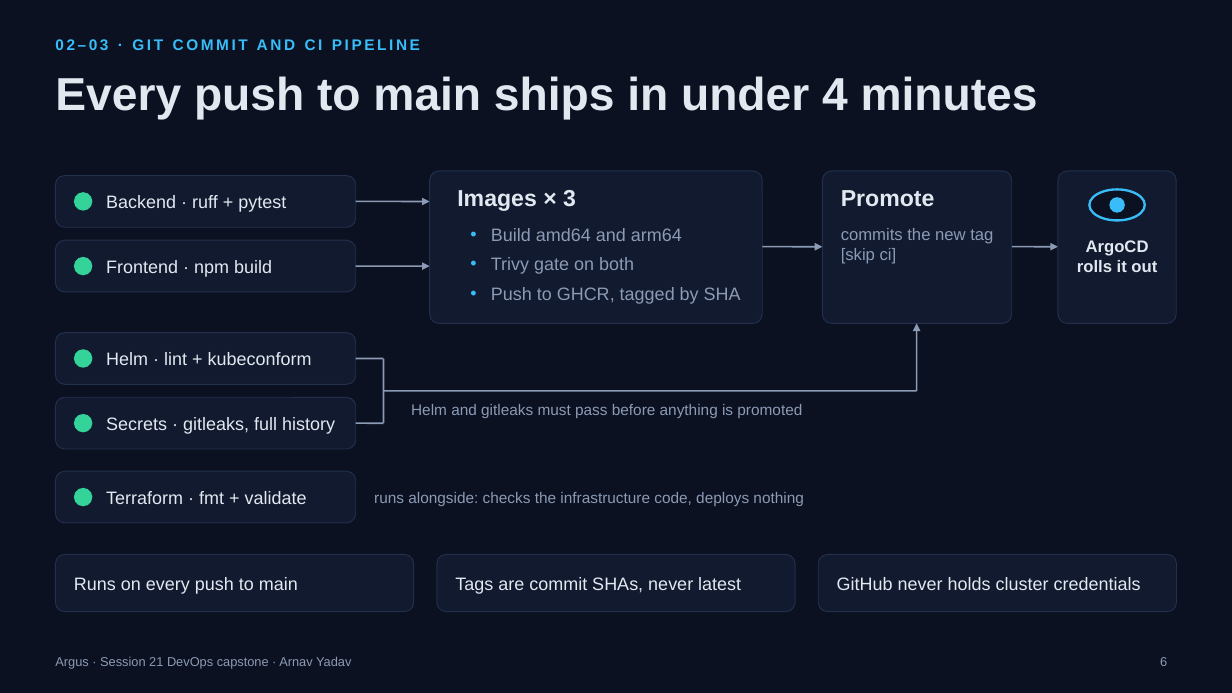
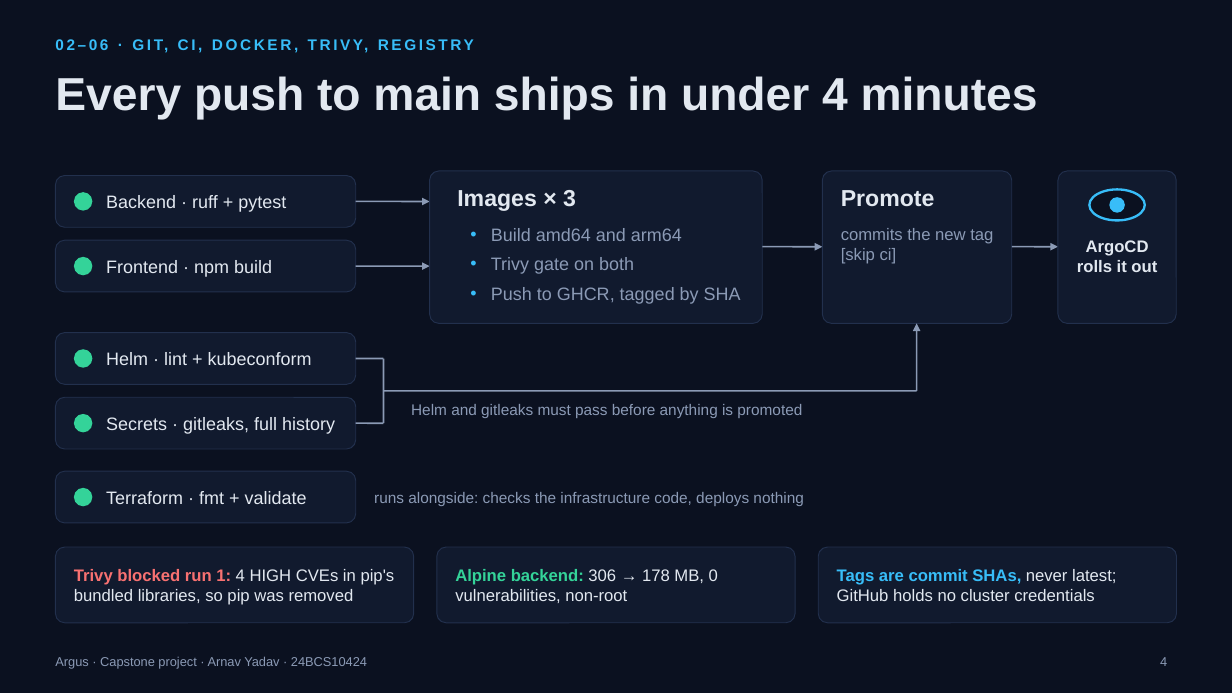
Before and after one commit to arnav-yadav/argus, a slide deck: slide 4 of docs/Argus-presentation.pptx (slide 6 before the commit). Drawn at 1232x693 pixels with LibreOffice and Linux fonts; fonts in the diff are those of the drawing. Boxes give left, top, right and bottom in pixels: in the first picture for what was removed or moved away, otherwise in the second. Text is boxed around its words. In the diff, an @@ line names an element or a change of style, - is before the commit and + after.

Commit message:
Cut the presentation to seven slides
Sixteen slides was more than a presentation slot allows. The deck now covers the same
delivery chain in seven: the app, the chain, build and ship, run, observe, and the live
demo. It names the project as a capstone with the author's roll number.

```diff
--- a/docs/Argus-presentation.pptx
+++ b/docs/Argus-presentation.pptx
@@ text at [55,39,420,50]: text changed @@
-02–03 · GIT COMMIT AND CI PIPELINE
+02–06 · GIT, CI, DOCKER, TRIVY, REGISTRY
@@ rounded rectangle: place and size @@
-rounded rectangle at [55,555,414,612]
+rounded rectangle at [55,547,414,623]
@@ text at [74,569,395,605]: text changed; size 14 to 13 pt @@
-Runs on every push to main
+Trivy blocked run 1: 4 HIGH CVEs in pip's bundled libraries, so pip was removed
@@ rounded rectangle: place and size @@
-rounded rectangle at [437,555,796,612]
+rounded rectangle at [437,547,796,623]
@@ text at [455,569,718,603]: text changed; size 14 to 13 pt @@
-Tags are commit SHAs, never latest
+Alpine backend: 306 → 178 MB, 0 vulnerabilities, non-root
@@ proportions changed in 3 elements at [55,547,414,623], [437,547,796,623], [819,547,1177,623] @@
@@ rounded rectangle: place and size @@
-rounded rectangle at [819,555,1177,612]
+rounded rectangle at [819,547,1177,623]
@@ text at [837,569,1116,601]: text changed; size 14 to 13 pt @@
-GitHub never holds cluster credentials
+Tags are commit SHAs, never latest; GitHub holds no cluster credentials
@@ text at [55,656,367,669]: text changed @@
-Argus · Session 21 DevOps capstone · Arnav Yadav
+Argus · Capstone project · Arnav Yadav · 24BCS10424
@@ page number at [1160,657,1167,666]: text changed @@
-6
+4
```
Also in this commit, not shown: 3 other slides changed, 3 slides added, 12 slides removed, 2 other files.
